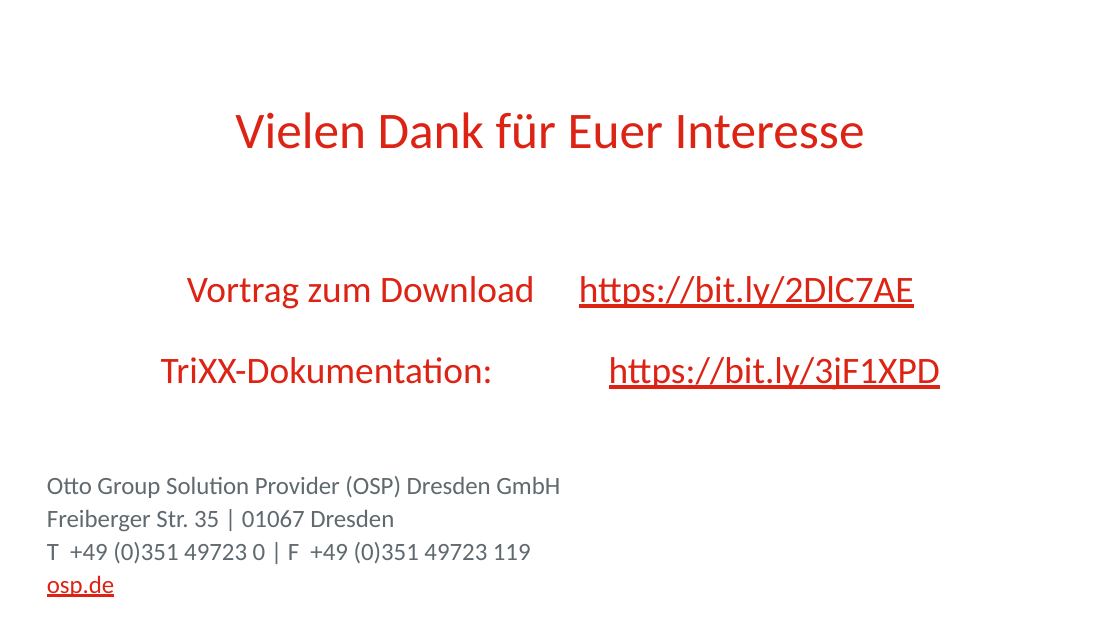
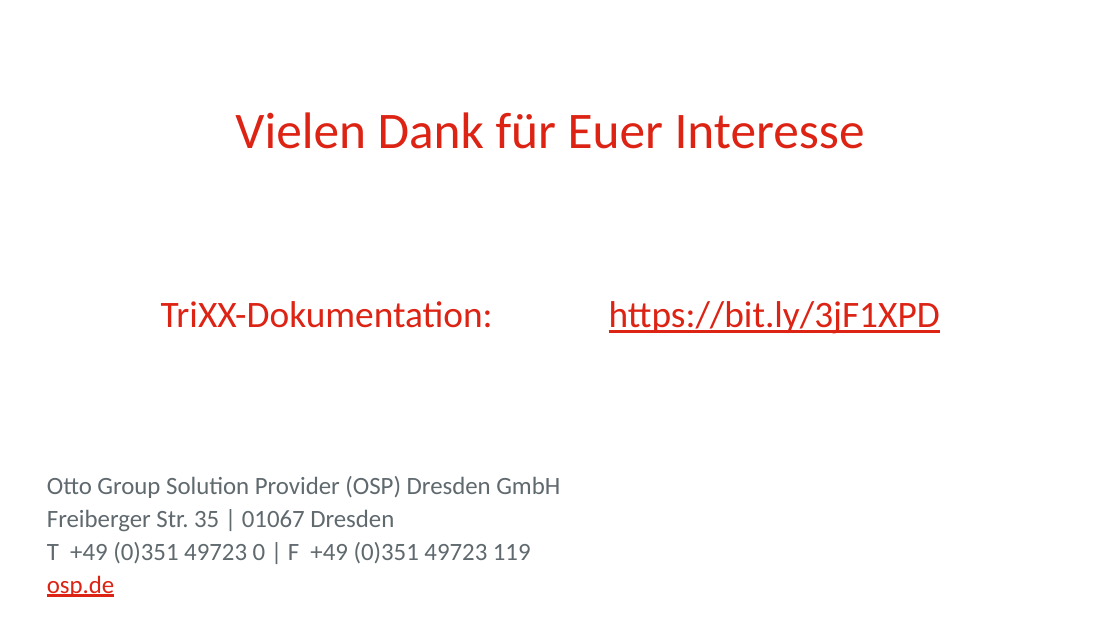
Before and after one commit to osp-ottogroup/movex-cdc, a slide deck: slide 23 of doc/2020-11_TriXX_ACC.pptx. Drawn at 1120x630 pixels with LibreOffice and Linux fonts; fonts in the diff are those of the drawing; background and template pictures are left out. Boxes give left, top, right and bottom in pixels: in the first picture for what was removed or moved away, otherwise in the second. Text is boxed around its words. In the diff, an @@ line names an element or a change of style, - is before the commit and + after.

```diff
--- a/doc/2020-11_TriXX_ACC.pptx
+++ b/doc/2020-11_TriXX_ACC.pptx
@@ title at [161, 112, 940, 334]: text changed @@
-Vielen Dank für Euer Interesse
-Vortrag zum Download https://bit.ly/2DlC7AE
-TriXX-Dokumentation: https://bit.ly/3jF1XPD
+Vielen Dank für Euer Interesse
+TriXX-Dokumentation: https://bit.ly/3jF1XPD
```
Also in this commit, not shown: 2 other files.
